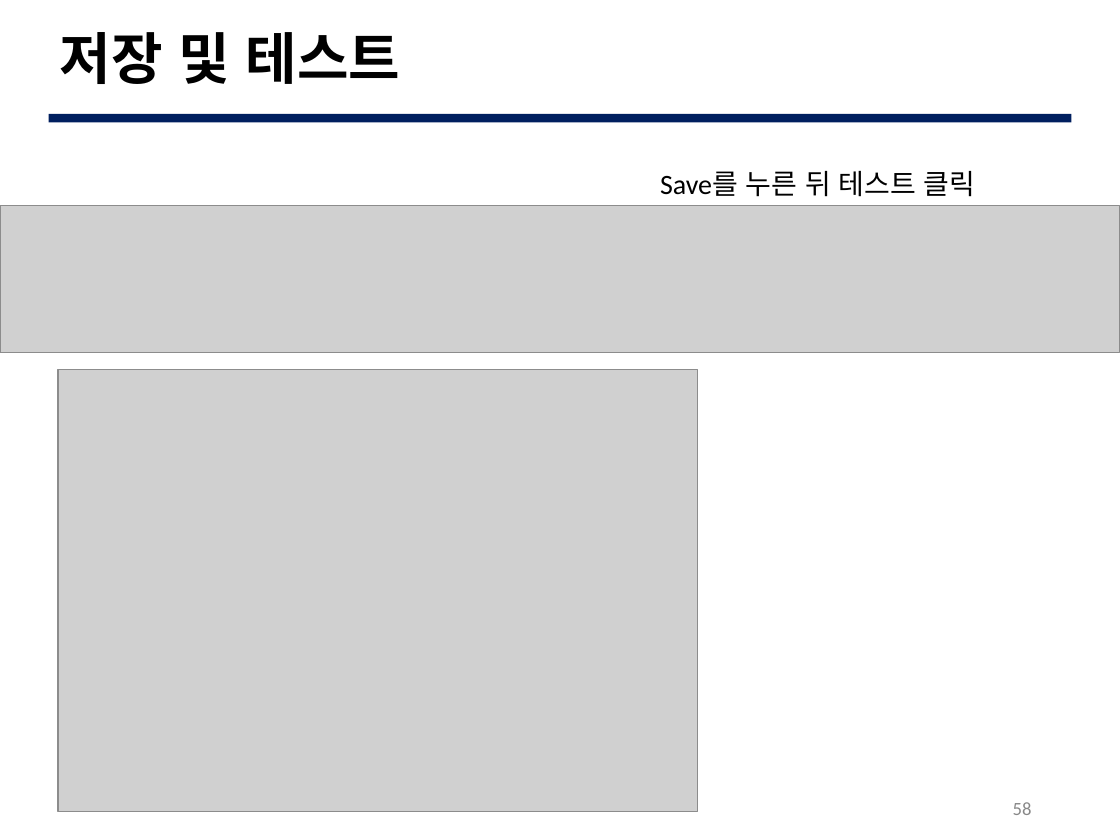
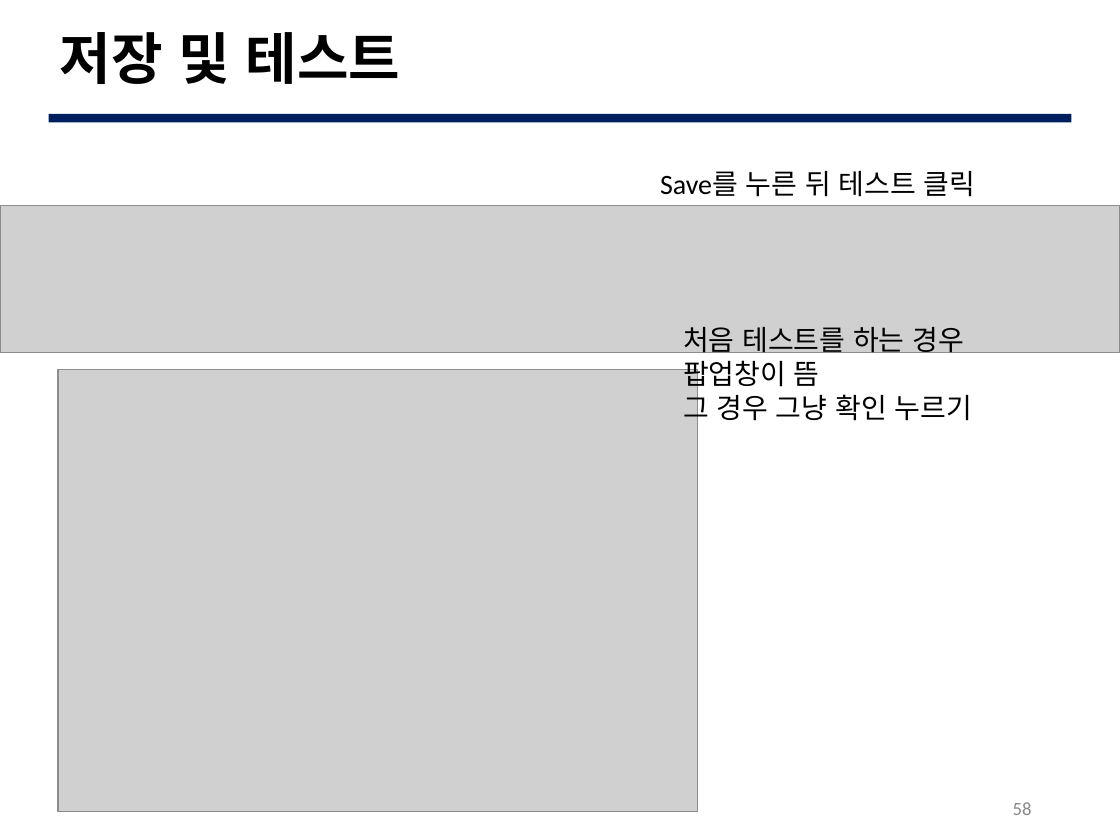
Before and after one commit to G0DCH/AWS_Rekognition_Slide, a slide deck: slide 58 of ppt/AWS Rekognition Slide.pptx. Drawn at 1120x840 pixels with LibreOffice and Linux fonts; fonts in the diff are those of the drawing; grey boxes stand for pictures; background and template pictures are left out. Boxes give left, top, right and bottom in pixels: in the first picture for what was removed or moved away, otherwise in the second. Text is boxed around its words. In the diff, an @@ line names an element or a change of style, - is before the commit and + after.

```diff
--- a/ppt/AWS Rekognition Slide.pptx
+++ b/ppt/AWS Rekognition Slide.pptx
@@ text added at [683, 327, 972, 426], 18 pt, text #000000 @@
+처음 테스트를 하는 경우
+팝업창이 뜸
+그 경우 그냥 확인 누르기
```
